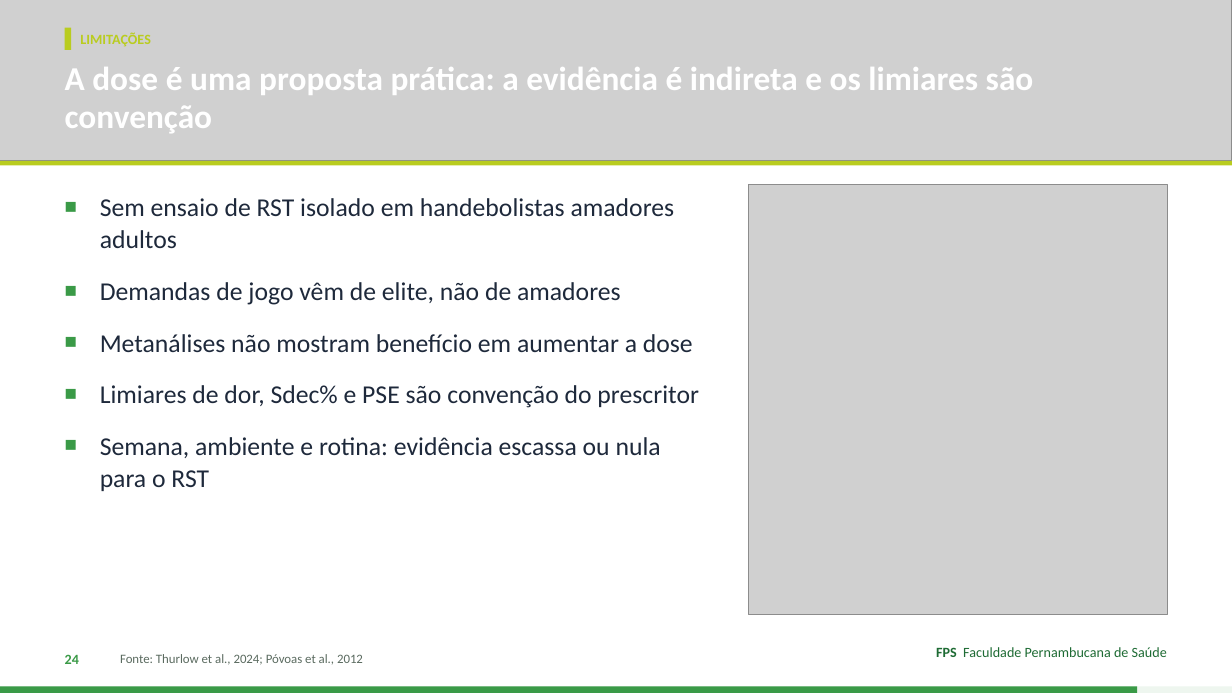
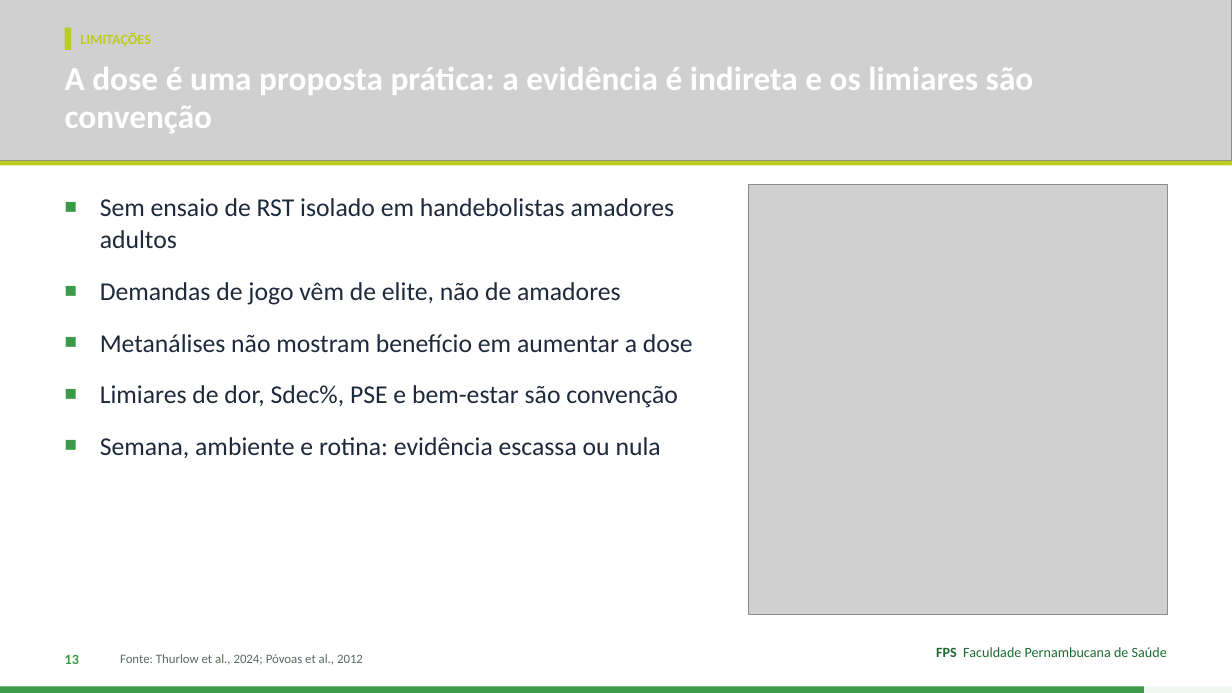
Before and after one commit to Institutomoraisandrade/CRM, a slide deck: slide 13 of trabalho-fps/trabalhos/2026-11-11-handebol-rsa/apresentacao.pptx (slide 24 before the commit). Drawn at 1232x693 pixels with LibreOffice and Linux fonts; fonts in the diff are those of the drawing; grey boxes stand for pictures. Boxes give left, top, right and bottom in pixels: in the first picture for what was removed or moved away, otherwise in the second. Text is boxed around its words. In the diff, an @@ line names an element or a change of style, - is before the commit and + after.

```diff
--- a/trabalho-fps/trabalhos/2026-11-11-handebol-rsa/apresentacao.pptx
+++ b/trabalho-fps/trabalhos/2026-11-11-handebol-rsa/apresentacao.pptx
@@ text at [100, 385, 677, 458]: text changed @@
-■ Limiares de dor, Sdec% e PSE são convenção do prescritor
-■ Semana, ambiente e rotina: evidência escassa ou nula para o RST
+■ Limiares de dor, Sdec%, PSE e bem-estar são convenção
+■ Semana, ambiente e rotina: evidência escassa ou nula
@@ text at [65, 654, 79, 664]: text changed @@
-24
+13
@@ rectangle: place and size @@
-rectangle at [0, 687, 1138, 693]
+rectangle at [0, 687, 1144, 693]
```
Also in this commit, not shown: 12 other slides changed, 1 slide added, 15 slides removed, 4 other files.
